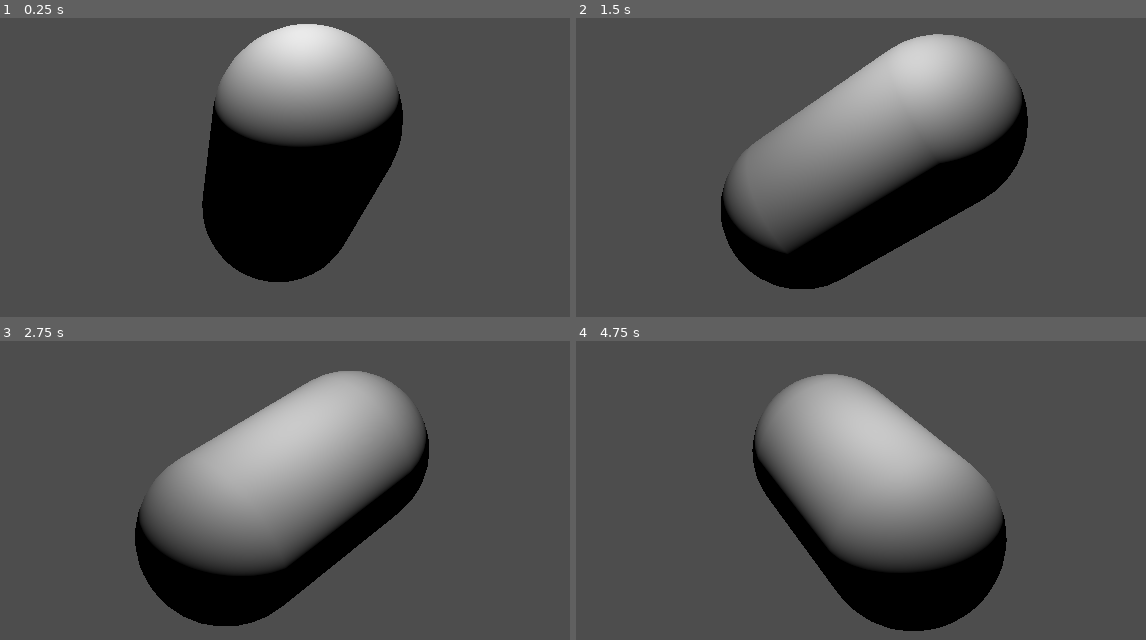
Above: before the commit, frames 1-4 (two rows, left to right).
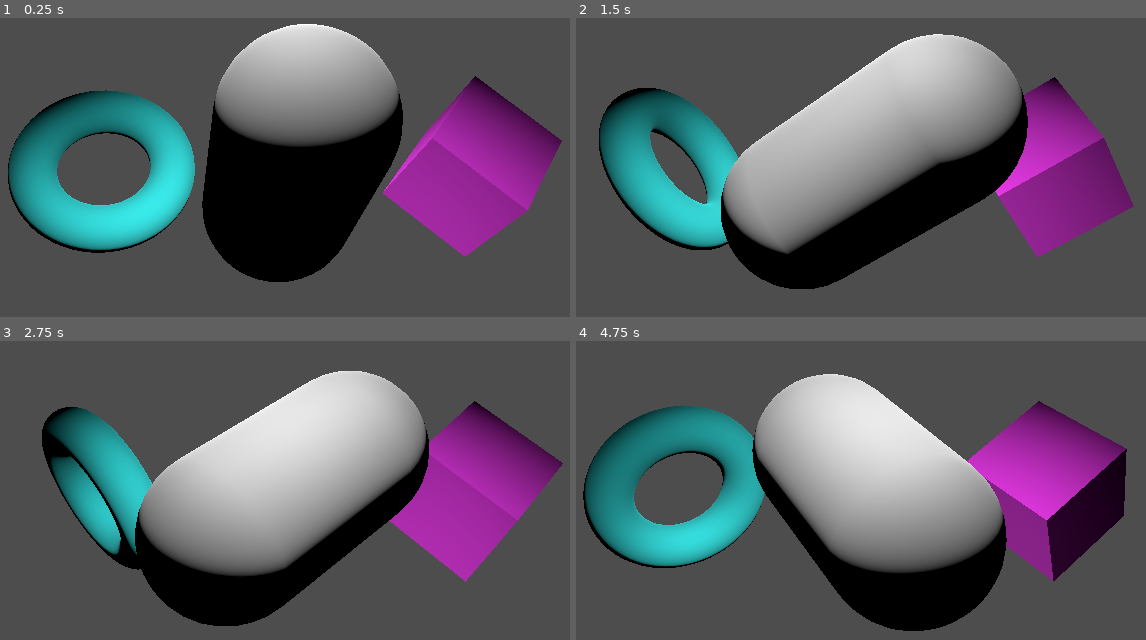
Above: after the commit, the same moments.

Repository: Ashures/shaders
Game: Godot game, scene res://_Scenes/Game/game.tscn
Same seed, same stepped clock (60 frames per second), same inputs: the game is played once before the commit and once after it.
Inputs:
- Up to frame 1 (0.25 s): no input
- Up to frame 2 (1.5 s): no input
- Up to frame 3 (2.75 s): no input
- Up to frame 4 (4.75 s): no input

The runs differ from the first frame. In frame 1, 22% of the frame differs, in the area x 1-99%, y 2-80%; in frame 2, 31%; in frame 3, 37%; in frame 4, 39%, in the area x 1-97%, y 11-81%.

Commit message:
feat: Added object color toon shading

Diff:
--- a/_Scenes/CameraShader3D/camera_shader_3d.tscn
+++ b/_Scenes/CameraShader3D/camera_shader_3d.tscn
@@ -8,7 +8,7 @@
 fov = 37.849285
 script = ExtResource("1_a0edu")
 shader = ExtResource("2_o5noh")
-colors = Array[Color]([Color(0.039215688, 0.06666667, 0.2, 1), Color(0.25882354, 0.23137255, 0.3254902, 1), Color(0.5882353, 0.47843137, 0.5137255, 1), Color(0.9137255, 0.72156864, 0.69803923, 1)])
+colors = Array[Color]([Color(0.039215688, 0.06666667, 0.2, 1), Color(0.9137255, 0.72156864, 0.69803923, 1)])
 
 [node name="SpatialMesh3D" parent="." instance=ExtResource("1_tm511")]
 extra_cull_margin = 1.0
--- a/_Scenes/Game/game.tscn
+++ b/_Scenes/Game/game.tscn
@@ -7,10 +7,11 @@
 
 [node name="CameraShader3D" parent="." instance=ExtResource("1_3nr3a")]
 current = true
-colors = Array[Color]([Color(0.039215688, 0.06666667, 0.2, 1), Color(0.25882354, 0.23137255, 0.3254902, 1), Color(0.47843137, 0.39607844, 0.4509804, 1), Color(0.69803923, 0.56078434, 0.5764706, 1), Color(0.9137255, 0.72156864, 0.69803923, 1)])
+colors = Array[Color]([Color(0.011764706, 0.03137255, 0.21960784, 1), Color(0.18431373, 0.23137255, 0.40392157, 1), Color(0.3529412, 0.42745098, 0.58431375, 1), Color(0.5254902, 0.627451, 0.7647059, 1), Color(0.69411767, 0.8235294, 0.94509804, 1)])
 
 [node name="Scene" parent="." instance=ExtResource("2_ug3pb")]
 
 [node name="SpotLight3D" type="SpotLight3D" parent="."]
 transform = Transform3D(1, 0, 0, 0, 0.6540017, 0.7564931, 0, -0.7564931, 0.6540017, 0, 1.5421271, -2.5212321)
-light_energy = 3.067
+spot_range = 10.0
+spot_attenuation = -0.57
--- a/_Scenes/Scene/scene.tscn
+++ b/_Scenes/Scene/scene.tscn
@@ -1,8 +1,24 @@
-[gd_scene load_steps=3 format=3 uid="uid://c8em1tx7cogqt"]
+[gd_scene load_steps=8 format=3 uid="uid://c8em1tx7cogqt"]
 
 [ext_resource type="Script" uid="uid://c6j20a5e4ru25" path="res://_Scenes/Scene/cube.gd" id="1_l0nxo"]
 
+[sub_resource type="StandardMaterial3D" id="StandardMaterial3D_2urgb"]
+albedo_color = Color(0.8, 0.8, 0.8, 1)
+
 [sub_resource type="CapsuleMesh" id="CapsuleMesh_l0nxo"]
+material = SubResource("StandardMaterial3D_2urgb")
+
+[sub_resource type="StandardMaterial3D" id="StandardMaterial3D_11go3"]
+albedo_color = Color(0.8, 0.16, 0.8, 1)
+
+[sub_resource type="BoxMesh" id="BoxMesh_l0nxo"]
+material = SubResource("StandardMaterial3D_11go3")
+
+[sub_resource type="StandardMaterial3D" id="StandardMaterial3D_l0nxo"]
+albedo_color = Color(0.16, 0.8, 0.8, 1)
+
+[sub_resource type="TorusMesh" id="TorusMesh_l0nxo"]
+material = SubResource("StandardMaterial3D_l0nxo")
 
 [node name="Scene" type="Node3D"]
 
@@ -10,3 +26,13 @@
 transform = Transform3D(0.7071067, -9.6327994e-09, 0.7071065, 0.61237234, 0.49999985, -0.61237216, -0.35355332, 0.86602515, 0.35355306, 0, 0, -3.897315)
 mesh = SubResource("CapsuleMesh_l0nxo")
 script = ExtResource("1_l0nxo")
+
+[node name="ShaderDisplay2" type="MeshInstance3D" parent="."]
+transform = Transform3D(0.63574207, 0.14898422, 0.757387, 0.61237234, 0.49999988, -0.61237216, -0.4699275, 0.8531139, 0.22663692, 1.7042944, 0, -6.2479205)
+mesh = SubResource("BoxMesh_l0nxo")
+script = ExtResource("1_l0nxo")
+
+[node name="ShaderDisplay3" type="MeshInstance3D" parent="."]
+transform = Transform3D(0.59621257, -8.1221065e-09, 0.5962124, 0.5163352, 0.4215859, -0.51633507, -0.29810628, 0.73020816, 0.29810604, -1.7580221, 0, -6.146901)
+mesh = SubResource("TorusMesh_l0nxo")
+script = ExtResource("1_l0nxo")
--- a/_Scenes/SpatialMesh3D/spatial_mesh_3d.gdshader
+++ b/_Scenes/SpatialMesh3D/spatial_mesh_3d.gdshader
@@ -21,10 +21,10 @@
 	vec3 color = tex;
 
 	if (linear_depth <= 50.0) {
-		int no_of_colors = light_colors.length();
-		color = light_colors[clamp(floori(relative_luminance(color) * float(no_of_colors)), 0, no_of_colors - 1)];
-
-		color = check_edge_difference(DEPTH_TEXTURE, SCREEN_UV, INV_PROJECTION_MATRIX, color);
+		color = toon_shade(color, 5);
+		color = check_edge_difference(DEPTH_TEXTURE, SCREEN_UV, INV_PROJECTION_MATRIX, color, vec3(1.0), 0.01);
+	} else {
+		color = vec3(0.05, 0.05, 0.11);
 	}
 
 	ALBEDO = color;
--- a/_Scenes/SpatialMesh3D/spatial_mesh_3d.tres
+++ b/_Scenes/SpatialMesh3D/spatial_mesh_3d.tres
@@ -5,6 +5,7 @@
 [sub_resource type="ShaderMaterial" id="ShaderMaterial_0ikaa"]
 render_priority = 0
 shader = ExtResource("1_rvg7j")
+shader_parameter/light_colors = PackedVector3Array(0, 0, 0, 0, 0, 0, 0, 0, 0, 0, 0, 0, 0, 0, 0)
 
 [resource]
 material = SubResource("ShaderMaterial_0ikaa")
Not shown, changed: Libs/ShaderIncludes/basics.gdshaderinc
Not shown, changed: Libs/ShaderIncludes/shader_basics_3d.gdshaderinc
